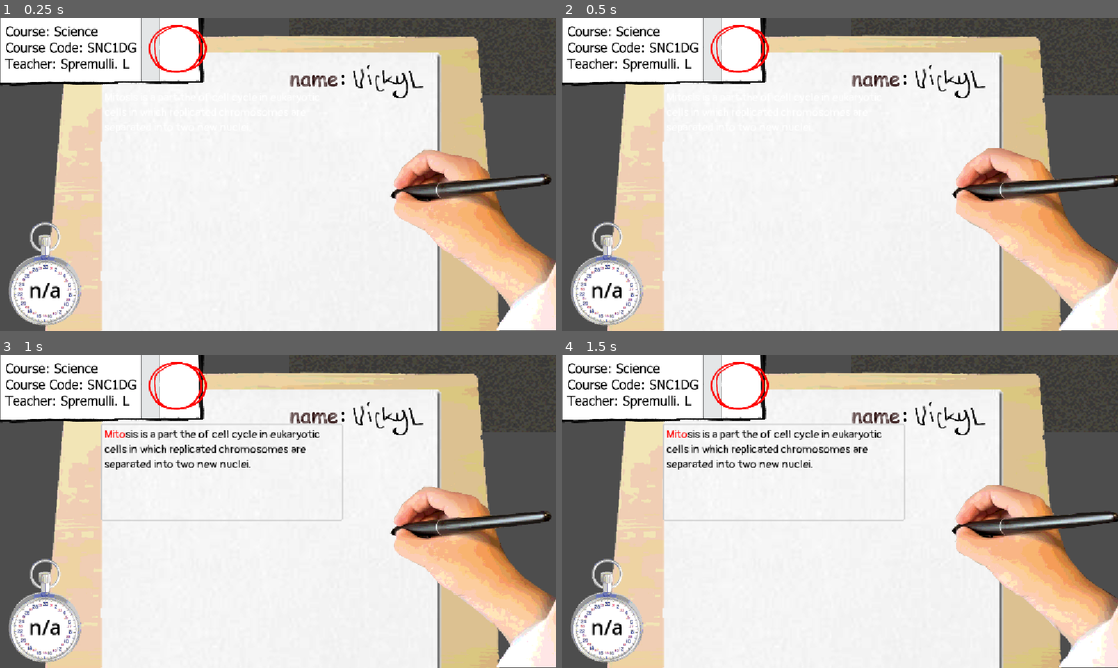
Above: before the commit, frames 1-4 (two rows, left to right).
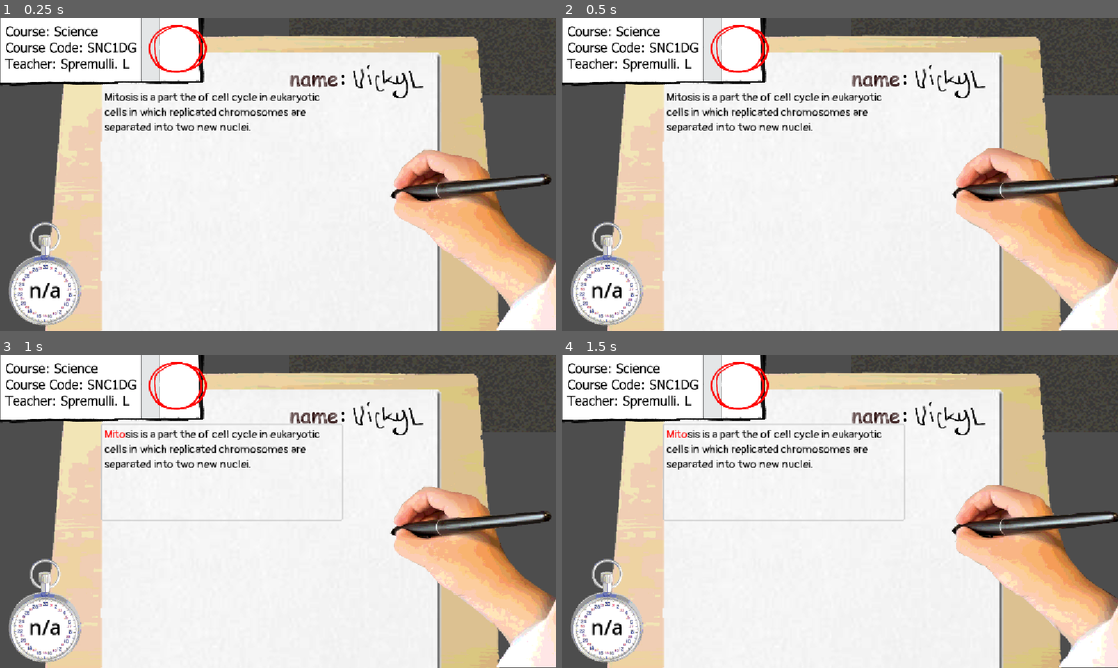
Above: after the commit, the same moments.

Repository: Vick-St3r/haven-keyboard
Game: Godot game, scene res://scenes/main_game.tscn
The game is run twice, just before and just after one commit, with the same random seed, the same clock (stepped at 60 frames per second) and the same inputs.
Inputs (mouse positions are in pixels of both pictures, inside the frame that each line leads up to):
- Up to frame 1 (0.25 s): no input
- Up to frame 2 (0.5 s): no input
- Up to frame 3 (1 s): click (222, 470) at 0.52 s; type "Alex" at 0.6 s
- Up to frame 4 (1.5 s): move the mouse to (962, 495) at 1.27 s; click (962, 495) at 1.42 s

The runs differ from the first frame. In frame 1, 1.4% of the frame differs, in the area x 18-58%, y 23-37%; in frame 2, 1.4%; in frame 3, nothing differs; in frame 4, nothing differs.

Commit message:
Make text visible at start

Diff:
--- a/scenes/main_game.tscn
+++ b/scenes/main_game.tscn
@@ -45,15 +45,6 @@
 offset_bottom = 648.0
 texture = ExtResource("3_ipu61")
 
-[node name="texttype" type="RichTextLabel" parent="." unique_id=2095181091]
-offset_left = 216.0
-offset_top = 149.0
-offset_right = 713.0
-offset_bottom = 346.0
-theme_override_fonts/normal_font = ExtResource("2_72e8q")
-theme_override_font_sizes/normal_font_size = 24
-bbcode_enabled = true
-
 [node name="hand" type="AnimatedSprite2D" parent="." unique_id=806426322]
 position = Vector2(979, 458)
 sprite_frames = SubResource("SpriteFrames_xrivr")
@@ -80,6 +71,15 @@
 offset_bottom = 40.0
 texture = ExtResource("10_nqdth")
 
+[node name="texttype" type="RichTextLabel" parent="." unique_id=2095181091]
+offset_left = 216.0
+offset_top = 149.0
+offset_right = 713.0
+offset_bottom = 346.0
+theme_override_fonts/normal_font = ExtResource("2_72e8q")
+theme_override_font_sizes/normal_font_size = 24
+bbcode_enabled = true
+
 [node name="TextEdit" type="TextEdit" parent="." unique_id=179861261]
 offset_left = 100.0
 offset_top = 43.0
--- a/scripts/main_game.gd
+++ b/scripts/main_game.gd
@@ -25,7 +25,9 @@
 	for i in scrambledSentences.size():
 		scrambledSentences[i] = scrambleText(scrambledSentences[i])
 	targetText = scrambledSentences[curSentence] + "."
-	targetTextDisplay.text = targetText
+	targetTextDisplay.push_color(Color.BLACK)
+	targetTextDisplay.add_text(targetText)
+
 
 	textedit.position.x = targetTextDisplay.position.x-5;
 	textedit.position.y = targetTextDisplay.position.y-5;
@@ -83,8 +85,8 @@
 		# check if it matches word by word
 		var targetWords = targetText.split(" ")
 		var typedWords = textedit.text.split(" ")
-		for i in min(typedWords.size(), targetWords.size()):
-			if typedWords[i] == targetWords[i]:
+		for i in typedWords.size():
+			if i < targetWords.size() && typedWords[i] == targetWords[i]:
 				targetTextDisplay.push_color(Color.GREEN)
 			else:
 				targetTextDisplay.push_color(Color.RED)
